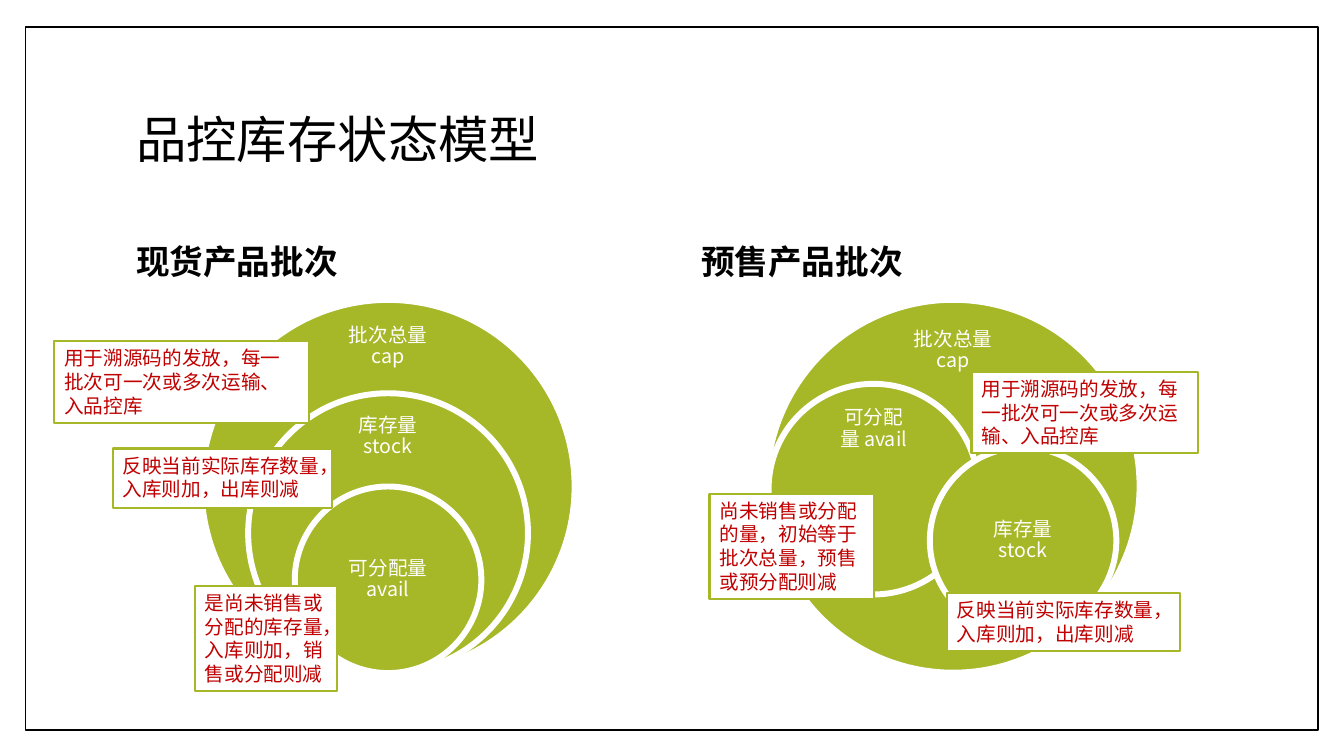
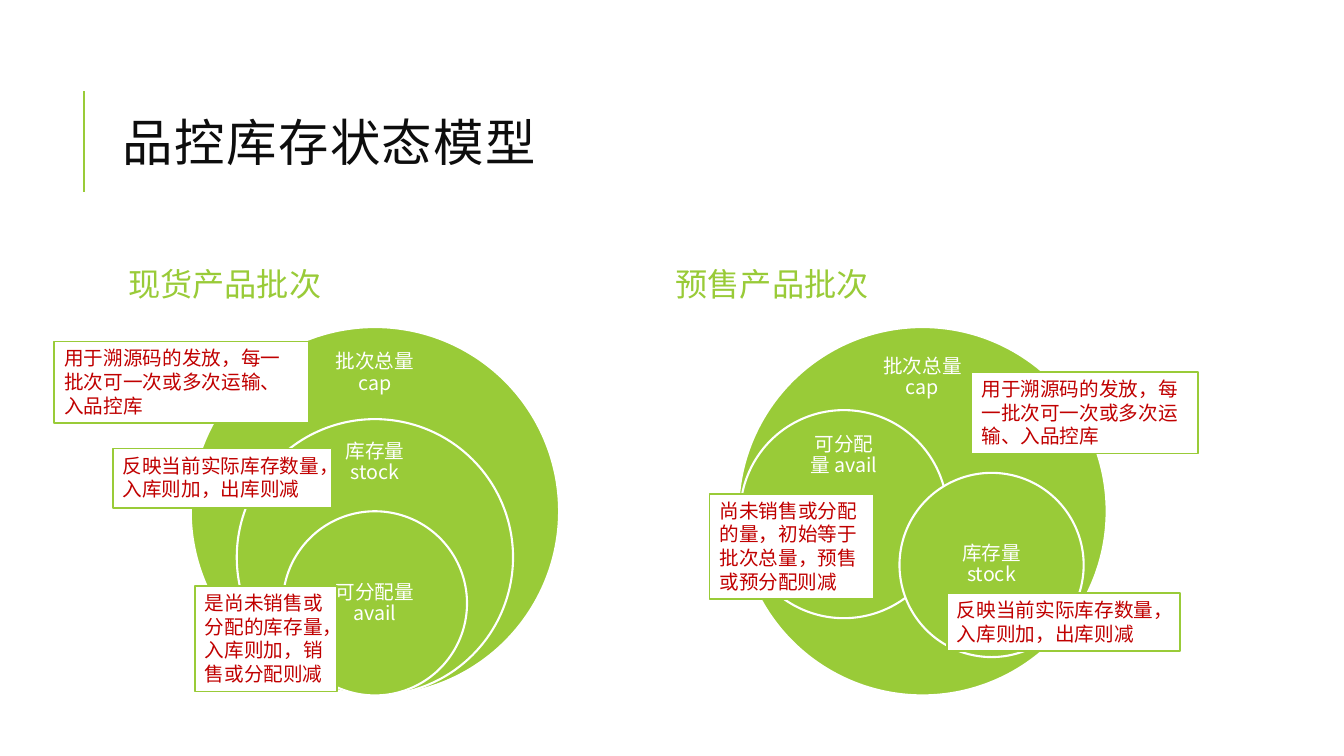
Before and after one commit to jzgi/chainsmart, a slide deck: slide 23 of Docs/品链供销.pptx. Drawn at 1344x756 pixels with LibreOffice and Linux fonts; fonts in the diff are those of the drawing. Boxes give left, top, right and bottom in pixels: in the first picture for what was removed or moved away, otherwise in the second. Text is boxed around its words. In the diff, an @@ line names an element or a change of style, - is before the commit and + after.

```diff
--- a/Docs/品链供销.pptx
+++ b/Docs/品链供销.pptx
@@ rectangle removed at [25, 27, 1318, 730] @@
@@ title "品控库存状态模型": place and size @@
-title "品控库存状态模型" at [136, 115, 539, 162]
+title "品控库存状态模型" at [123, 118, 536, 165]
@@ title "品控库存状态模型" at [123, 118, 536, 165]: text colour #000000 to #0D0D0D, letter spacing 0 to 1 pt; line spacing 0.9 to 0.8 @@
@@ line added from (84, 192) to (84, 91), #99CB38 1.5 pt @@
@@ text "现货产品批次": place and size @@
-text "现货产品批次" at [136, 245, 338, 277]
+text "现货产品批次" at [128, 269, 321, 299]
@@ text "现货产品批次" at [128, 269, 321, 299]: size 24 to 23 pt, text colour #000000 to #99CB38, bold off @@
@@ text "预售产品批次" at [676, 269, 869, 299]: size 24 to 23 pt, text colour #000000 to #99CB38, bold off @@
@@ text "预售产品批次": place and size @@
-text "预售产品批次" at [701, 245, 903, 277]
+text "预售产品批次" at [676, 269, 869, 299]
@@ ellipse: place and size @@
-ellipse at [202, 300, 575, 674]
+ellipse at [191, 327, 559, 695]
@@ fill #A6B727 to #99CB38; outline #FFFFFF 4.25 pt to #FFFFFF 1.5 pt in 6 elements at [283, 511, 468, 696], [191, 327, 559, 695], [237, 419, 513, 696], [740, 410, 948, 618], [899, 473, 1084, 657], [738, 327, 1106, 695] @@
@@ ellipse: place and size @@
-ellipse at [767, 299, 1140, 673]
+ellipse at [738, 327, 1106, 695]
@@ ellipse: place and size @@
-ellipse at [248, 393, 528, 674]
+ellipse at [237, 419, 513, 696]
@@ 3 texts, 2 ellipses: place and size @@
-3 texts, 2 ellipses at [768, 329, 1116, 634]
+3 texts, 2 ellipses at [740, 356, 1084, 657]
@@ outline #A6B727 1.5 pt to #99CB38 1.25 pt in 6 elements at [54, 342, 310, 423], [113, 449, 332, 508], [195, 587, 337, 692], [972, 372, 1199, 454], [948, 594, 1181, 651], [710, 494, 874, 599] @@
@@ 2 texts, 1 ellipse: place and size @@
-2 texts, 1 ellipse at [294, 325, 481, 674]
+2 texts, 1 ellipse at [283, 351, 468, 696]
@@ text "可分配量 avail": place and size @@
-text "可分配量 avail" at [349, 559, 428, 597]
+text "可分配量 avail" at [336, 583, 415, 621]
```
Also in this commit, not shown: 27 other slides changed, 28 other files.
